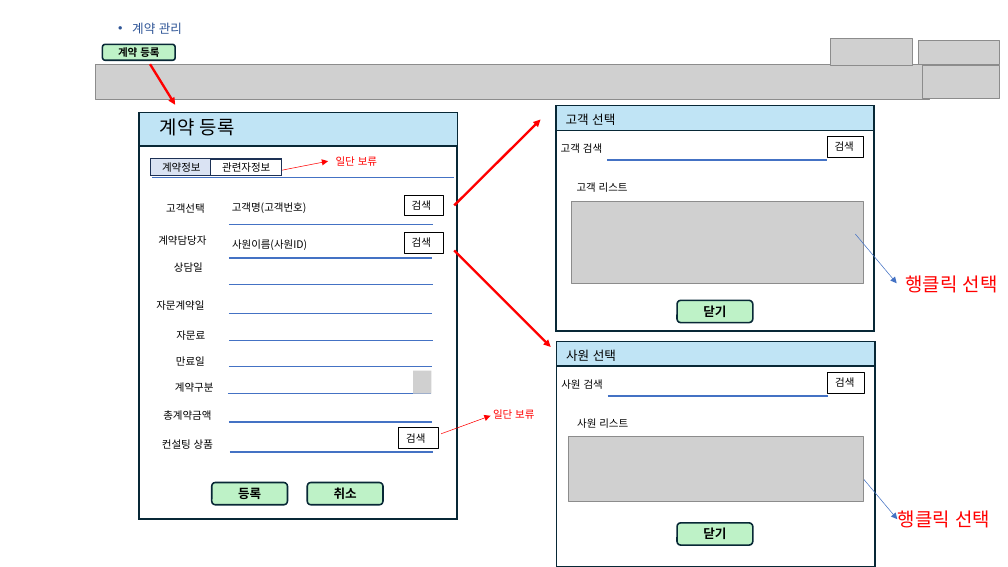
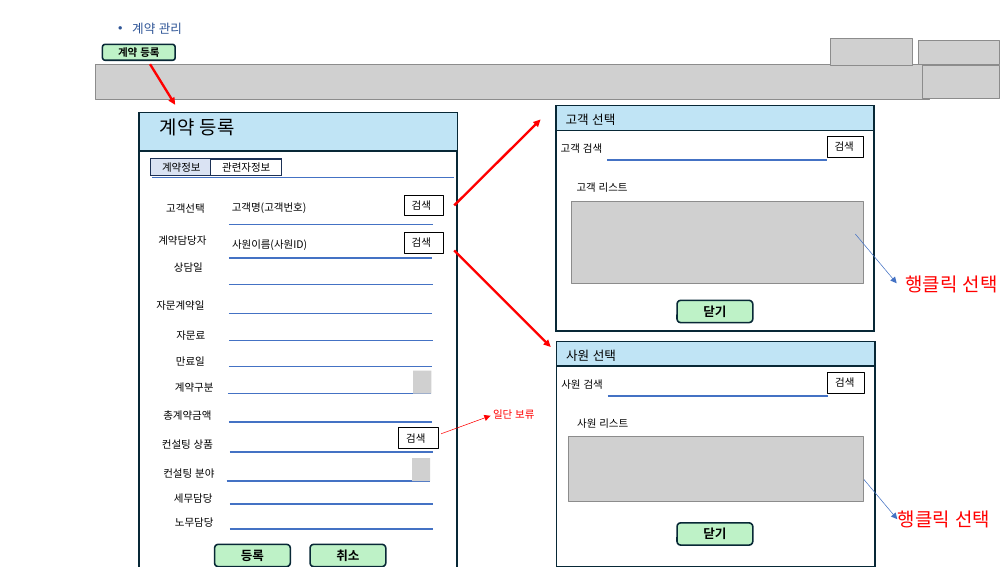
Before and after one commit to jonsaram/exdev, a slide deck: slide 2 of document/계약_실적관련/화면설계_계약.pptx. Drawn at 1008x567 pixels with LibreOffice and Linux fonts; fonts in the diff are those of the drawing; grey boxes stand for pictures. Boxes give left, top, right and bottom in pixels: in the first picture for what was removed or moved away, otherwise in the second. Text is boxed around its words. In the diff, an @@ line names an element or a change of style, - is before the commit and + after.

```diff
--- a/document/계약_실적관련/화면설계_계약.pptx
+++ b/document/계약_실적관련/화면설계_계약.pptx
@@ rectangle: place and size @@
-rectangle at bbox=[139, 113, 458, 146]
+rectangle at bbox=[139, 113, 458, 150]
@@ rectangle: place and size @@
-rectangle at bbox=[139, 147, 457, 520]
+rectangle at bbox=[139, 151, 457, 567]
@@ arrow removed from (282, 170) to (328, 161) @@
@@ text removed at bbox=[336, 156, 377, 166] @@
-일단 보류
@@ text added at bbox=[163, 468, 214, 478], 10 pt, text #000000 @@
+컨설팅 분야
@@ picture added at bbox=[412, 458, 430, 481] @@
@@ text added at bbox=[174, 493, 213, 503], 10 pt, text #000000 @@
+세무담당
@@ line added from (227, 481) to (430, 481), #4472C4 1.5 pt @@
@@ line added from (230, 504) to (433, 504), #4472C4 1.5 pt @@
@@ text added at bbox=[175, 517, 214, 527], 10 pt, text #000000 @@
+노무담당
@@ line added from (230, 529) to (433, 529), #4472C4 1.5 pt @@
@@ rounded rectangle "등록": place and size @@
-rounded rectangle "등록" at bbox=[212, 482, 287, 504]
+rounded rectangle "등록" at bbox=[215, 544, 290, 566]
@@ rounded rectangle "취소": place and size @@
-rounded rectangle "취소" at bbox=[307, 482, 383, 504]
+rounded rectangle "취소" at bbox=[310, 544, 386, 566]
```
Also in this commit, not shown: 1 slide added, 15 other files.
